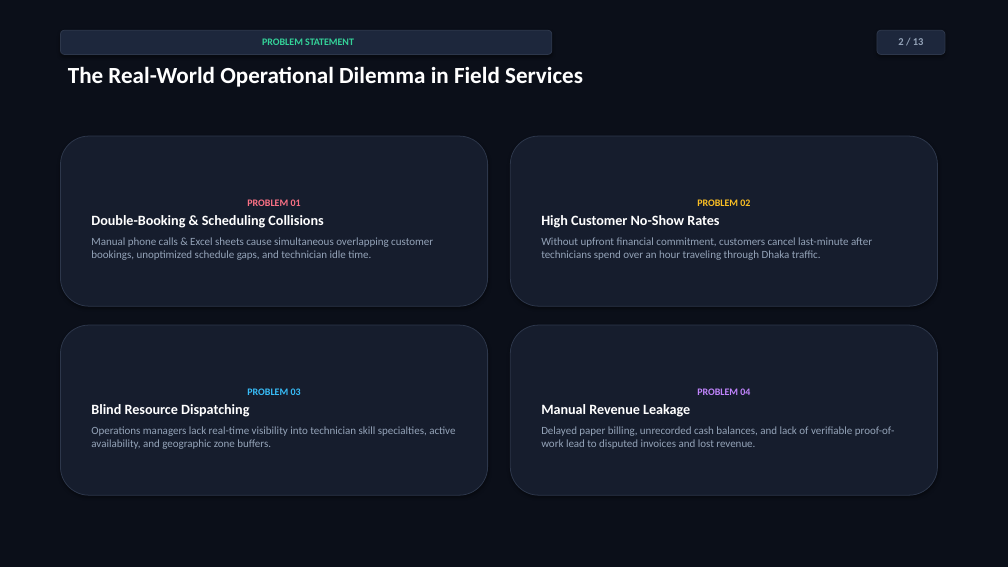
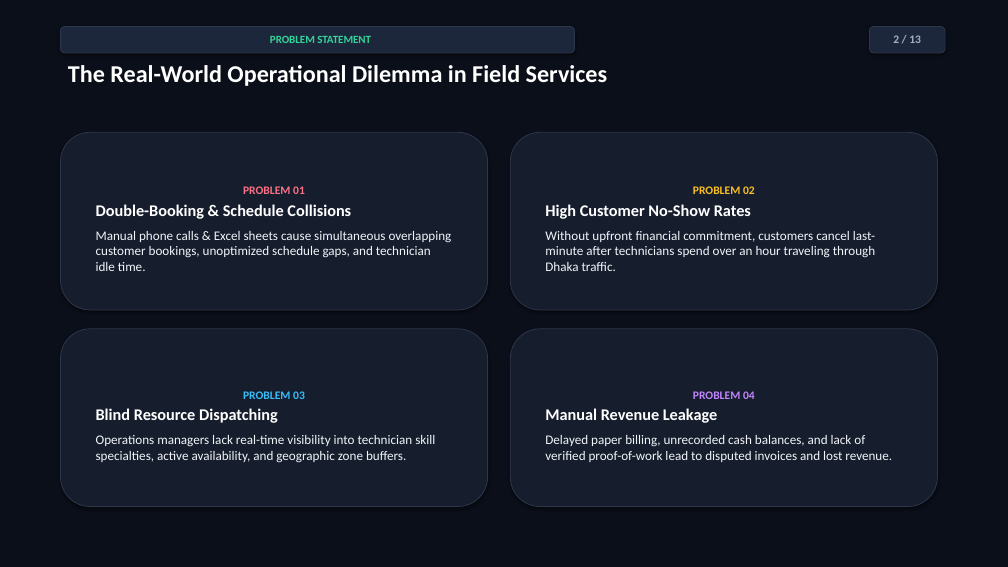
Before and after one commit to WarRinOP/operations-scheduling-platform, a slide deck: slide 2 of docs/presentation_slides.pptx. Drawn at 1008x567 pixels with LibreOffice and Linux fonts; fonts in the diff are those of the drawing. Boxes give left, top, right and bottom in pixels: in the first picture for what was removed or moved away, otherwise in the second. Text is boxed around its words. In the diff, an @@ line names an element or a change of style, - is before the commit and + after.

```diff
--- a/docs/presentation_slides.pptx
+++ b/docs/presentation_slides.pptx
@@ rounded rectangle "PROBLEM STATEMENT": place and size @@
-rounded rectangle "PROBLEM STATEMENT" at bbox=[60, 30, 552, 54]
+rounded rectangle "PROBLEM STATEMENT" at bbox=[60, 26, 575, 53]
@@ rounded rectangle "PROBLEM STATEMENT" at bbox=[60, 26, 575, 53]: size 9.5 to 10.5 pt @@
@@ rounded rectangle "2 / 13": place and size @@
-rounded rectangle "2 / 13" at bbox=[877, 30, 945, 54]
+rounded rectangle "2 / 13" at bbox=[870, 26, 945, 53]
@@ rounded rectangle "2 / 13" at bbox=[870, 26, 945, 53]: size 10 to 11 pt, text colour #94A3B8 to #A0AFC3 @@
@@ text "The Real-World Operational Dilemma in ..." at bbox=[68, 65, 608, 86]: size 22 to 23 pt @@
@@ rounded rectangle "PROBLEM 01": place and size @@
-rounded rectangle "PROBLEM 01" at bbox=[60, 136, 488, 306]
+rounded rectangle "PROBLEM 01" at bbox=[60, 132, 488, 310]
@@ rounded rectangle "PROBLEM 02": place and size @@
-rounded rectangle "PROBLEM 02" at bbox=[510, 136, 938, 306]
+rounded rectangle "PROBLEM 02" at bbox=[510, 132, 938, 310]
@@ rounded rectangle "PROBLEM 02" at bbox=[510, 132, 938, 310]: size 9.5 to 11 pt in "PROBLEM 02"; size 13.5 to 15.5 pt in "High Customer No-Show Rates"; size 10.5 to 12.5 pt, text colour #94A3B8 to #F1F5F9 in "Without upfront financial commitment, customers cancel last- ..."; more space between paragraphs @@
@@ text in rounded rectangle at bbox=[96, 204, 351, 219]: text changed; size 13.5 to 15.5 pt @@
-Double-Booking & Scheduling Collisions
+Double-Booking & Schedule Collisions
@@ text in rounded rectangle at bbox=[96, 186, 452, 271]: size 9.5 to 11 pt in "PROBLEM 01"; size 10.5 to 12.5 pt, text colour #94A3B8 to #F1F5F9 in "Manual phone calls & Excel sheets cause ..."; more space between paragraphs @@
@@ rounded rectangle "PROBLEM 03": place and size @@
-rounded rectangle "PROBLEM 03" at bbox=[60, 325, 488, 495]
+rounded rectangle "PROBLEM 03" at bbox=[60, 329, 488, 507]
@@ rounded rectangle "PROBLEM 03" at bbox=[60, 329, 488, 507]: size 9.5 to 11 pt in "PROBLEM 03"; size 13.5 to 15.5 pt in "Blind Resource Dispatching"; size 10.5 to 12.5 pt, text colour #94A3B8 to #F1F5F9 in "Operations managers lack real-time visibility into technicia ..."; more space between paragraphs @@
@@ rounded rectangle "PROBLEM 04": place and size @@
-rounded rectangle "PROBLEM 04" at bbox=[510, 325, 938, 495]
+rounded rectangle "PROBLEM 04" at bbox=[510, 329, 938, 507]
@@ text in rounded rectangle at bbox=[545, 391, 755, 423]: size 9.5 to 11 pt in "PROBLEM 04"; size 13.5 to 15.5 pt in "Manual Revenue Leakage" @@
@@ text in rounded rectangle at bbox=[545, 435, 892, 462]: text changed; size 10.5 to 12.5 pt; text colour #94A3B8 to #F1F5F9 @@
-Delayed paper billing, unrecorded cash balances, and lack of verifiable proof-of-work lead to disputed invoices and lost revenue.
+Delayed paper billing, unrecorded cash balances, and lack of verified proof-of-work lead to disputed invoices and lost revenue.
```
Also in this commit, not shown: 12 other slides changed, 1 other file.
